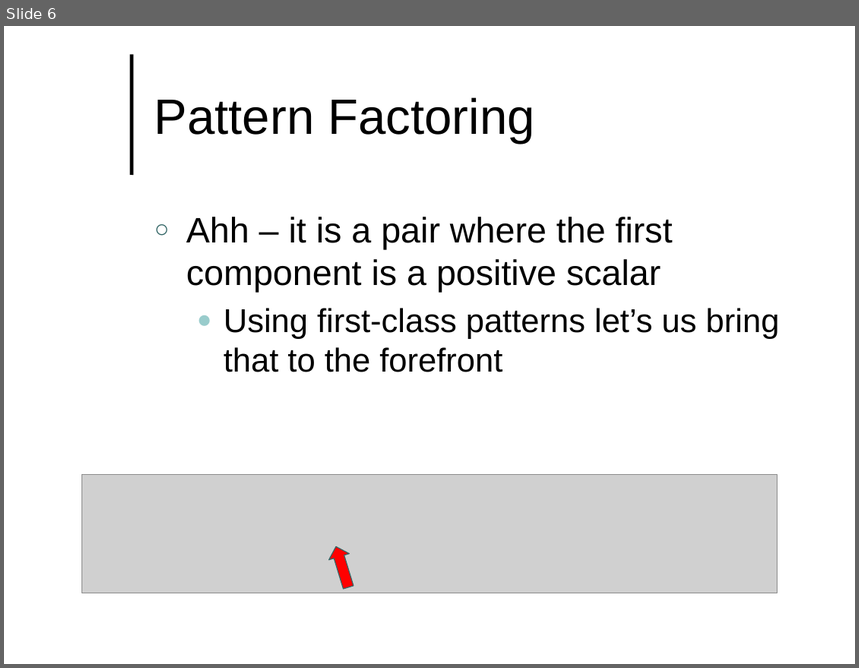
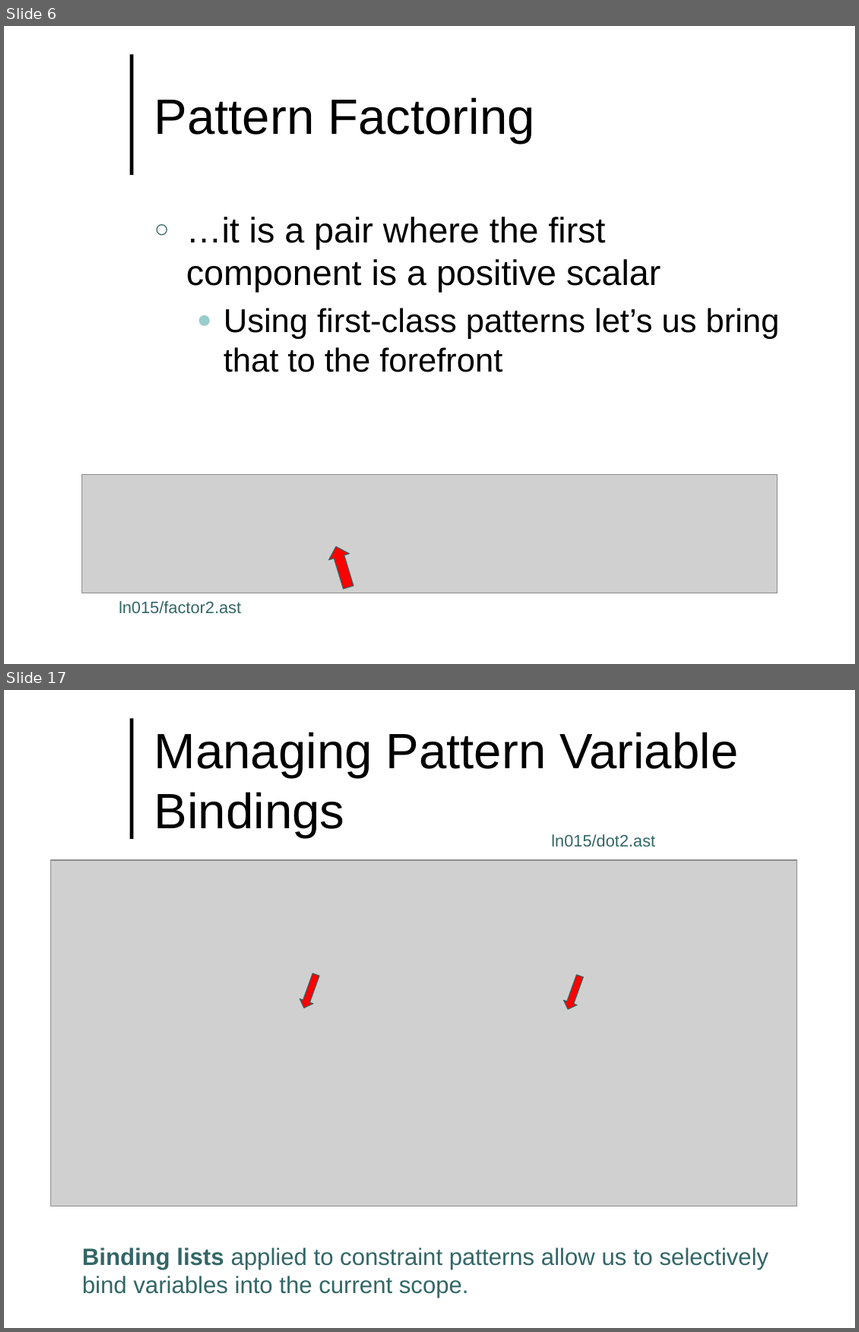
Before and after one commit to lutzhamel/CSC493, a slide deck: notes/csc493-ln015.pptx. Shown one above the other, each under a label of ours: slide 6 before the commit, slides 6 and 17 after it; the slides between them are not shown. The pictures are 859x668 and 859x1332 pixels, drawn with LibreOffice and Linux fonts; fonts in the diff are those of the drawing; grey boxes stand for pictures; background and template pictures are left out. Boxes give left, top, right and bottom in pixels: in the first picture for what was removed or moved away, otherwise in the second. Text is boxed around its words. In the diff, an @@ line names an element or a change of style, - is before the commit and + after.

```diff
--- a/notes/csc493-ln015.pptx
+++ b/notes/csc493-ln015.pptx
@@ slide 17 added at [4,690,855,1328], background #FFFFFF; not listed: 1 template element that a slide beside it also shows @@
@@ title added at [154,732,738,837], 42 pt, text #000000 @@
+Managing Pattern Variable Bindings
@@ text added at [551,834,655,847], 14 pt, text #336666 @@
+ln015/dot2.ast
@@ picture added at [51,860,798,1207] @@
@@ down arrow added at [297,972,323,1011], fill #FF0000, outline #336666 0.75 pt @@
@@ down arrow added at [561,973,587,1012], fill #FF0000, outline #336666 0.75 pt @@
@@ text added at [82,1248,769,1299], 20 pt, text #336666 @@
+Binding lists applied to constraint patterns allow us to selectively
+bind variables into the current scope.
@@ slide 6 changed as well @@
@@ text at [186,217,661,292]: text changed @@
-○ Ahh – it is a pair where the first component is a positive scalar
+○ …it is a pair where the first component is a positive scalar
@@ text added at [119,601,241,614], 14 pt, text #336666 @@
+ln015/factor2.ast
```
Also in this commit, not shown: 1 other slide changed, 10 other slides added, 7 other files.
